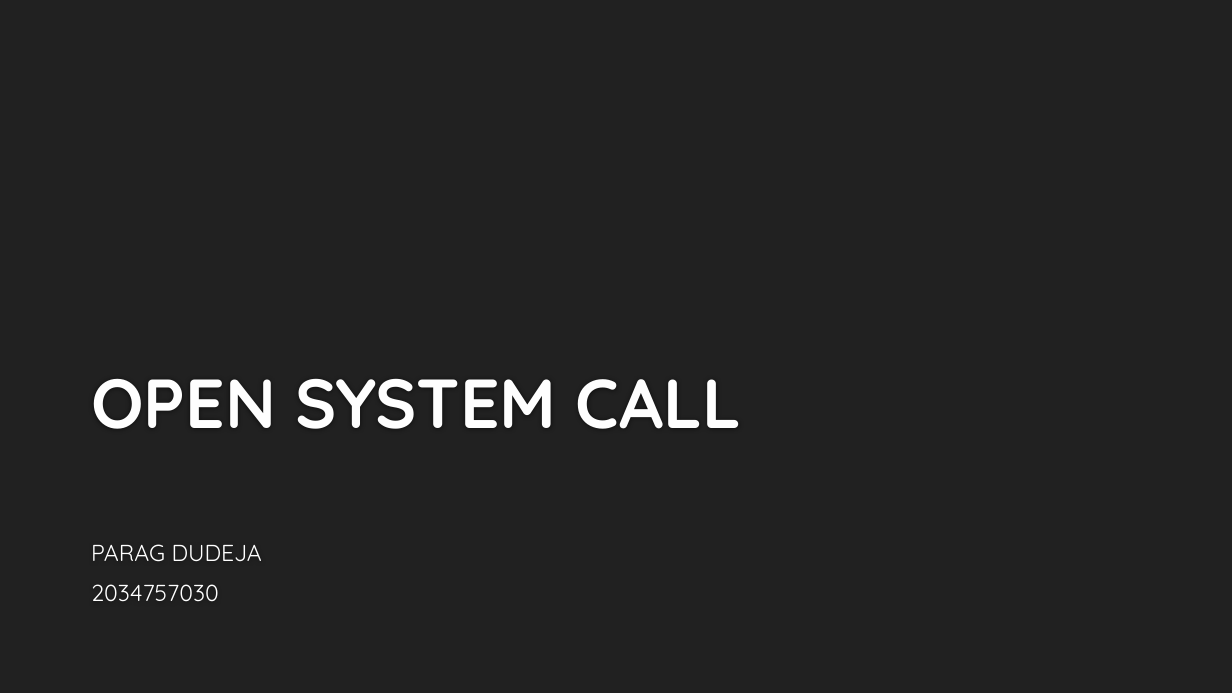
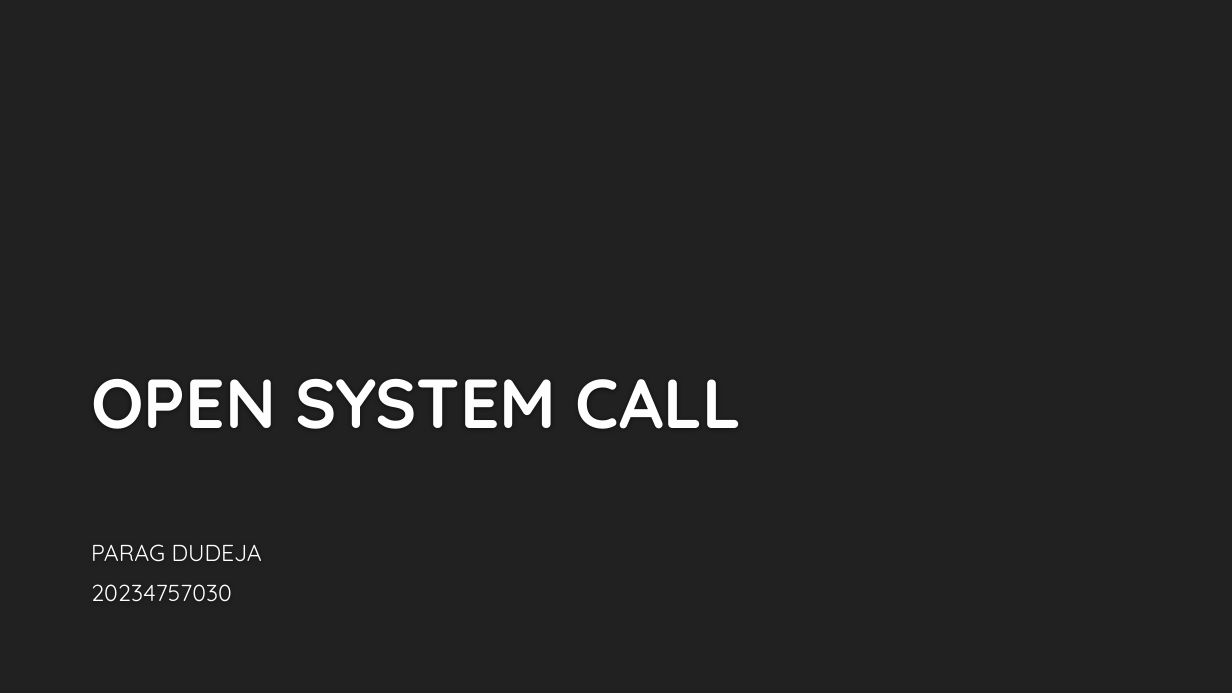
Before and after one commit to paragdudeja/Advanced-OS, a slide deck: slide 1 of OpenSystemCall-ParagDudeja.pptx. Drawn at 1232x693 pixels with LibreOffice and Linux fonts; fonts in the diff are those of the drawing; background and template pictures are left out. Boxes give left, top, right and bottom in pixels: in the first picture for what was removed or moved away, otherwise in the second. Text is boxed around its words. In the diff, an @@ line names an element or a change of style, - is before the commit and + after.

```diff
--- a/OpenSystemCall-ParagDudeja.pptx
+++ b/OpenSystemCall-ParagDudeja.pptx
@@ subtitle at box(91, 584, 232, 602): text changed @@
-2034757030
+20234757030
```
